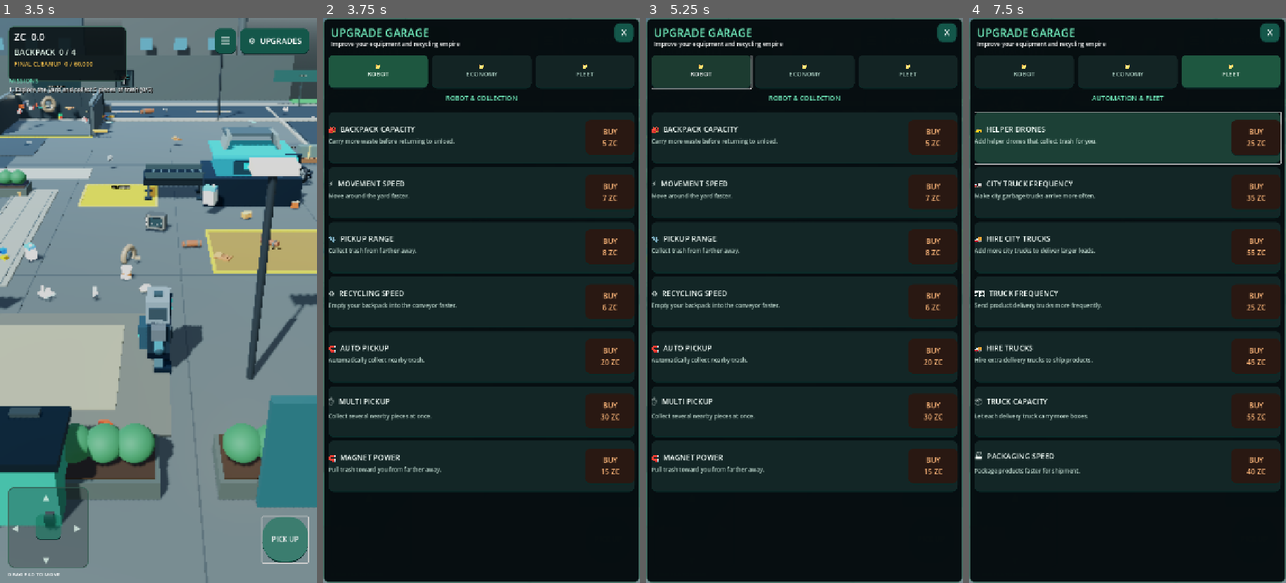
Above: before the commit, frames 1-4 (left to right).
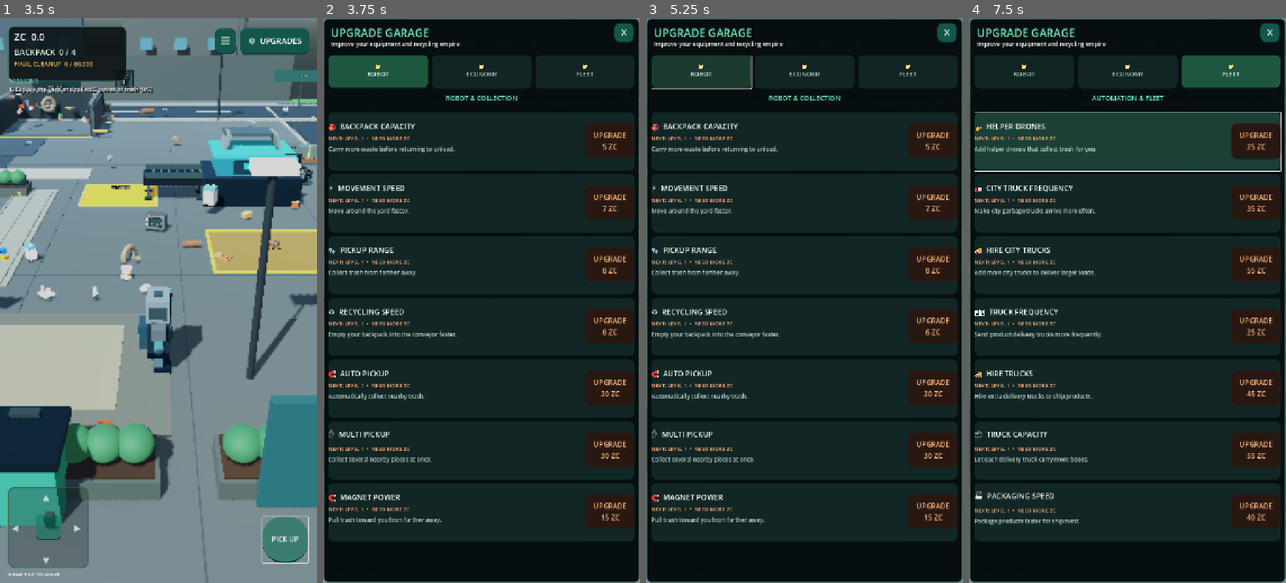
Above: after the commit, the same moments.

Repository: zekainstabot/trash-empire
Game: Godot game, scene res://Scenes/Main.tscn
Same seed, same stepped clock (60 frames per second), same inputs: the game is played once before the commit and once after it.
Inputs (mouse positions are in pixels of both pictures, inside the frame that each line leads up to):
- Up to frame 1 (3.5 s): click "▶ PLAY" at 0.5 s; move the mouse to (228, 272) at 1.27 s; hold D (move_right) 1.28-2 s; click (228, 272) at 1.42 s; drag from (95, 328) to (142, 413) at 2.02 s; click "PICK UP" at 2.75 s
- Up to frame 2 (3.75 s): click "⚙ UPGRADES" at 3.5 s
- Up to frame 3 (5.25 s): click "☰" at 4.25 s; click "📁 ROBOT" at 5 s
- Up to frame 4 (7.5 s): click "📁 ECONOMY" at 5.75 s; click "📁 FLEET" at 6.5 s; click (1127, 136) at 7.27 s

Frame 1 is identical in both runs. In frame 2, 9.3% of the frame differs, in the area x 1-99%, y 18-93%; in frame 3, 9.3%; in frame 4, 11%.

Commit message:
Redesign upgrade cards with clear levels, purchase state and mobile-friendly labels

Diff:
--- a/Scripts/main.gd
+++ b/Scripts/main.gd
@@ -1603,7 +1603,7 @@
 			# One large touch target per upgrade: the title, description and price
 			# all belong to the same button, so players can tap anywhere on the card.
 			var upgrade_row := Button.new()
-			upgrade_row.custom_minimum_size = Vector2(0, 116)
+			upgrade_row.custom_minimum_size = Vector2(0, 132)
 			upgrade_row.size_flags_horizontal = Control.SIZE_EXPAND_FILL
 			upgrade_row.add_theme_stylebox_override("normal", _button_style(Color(0.075, 0.15, 0.15)))
 			upgrade_row.add_theme_stylebox_override("hover", _button_style(Color(0.11, 0.25, 0.21)))
@@ -1633,9 +1633,16 @@
 			title_label.mouse_filter = Control.MOUSE_FILTER_IGNORE
 			upgrade_info.add_child(title_label)
 
+			var level_label := Label.new()
+			level_label.text = "LEVEL 0 / 3"
+			level_label.add_theme_font_size_override("font_size", 12)
+			level_label.add_theme_color_override("font_color", Color(0.40, 0.91, 0.72))
+			level_label.mouse_filter = Control.MOUSE_FILTER_IGNORE
+			upgrade_info.add_child(level_label)
+
 			var description := Label.new()
 			description.text = String(descriptions.get(String(branch), "Improves this part of your operation."))
-			description.custom_minimum_size = Vector2(0, 34)
+			description.custom_minimum_size = Vector2(0, 38)
 			description.size_flags_horizontal = Control.SIZE_EXPAND_FILL
 			description.autowrap_mode = TextServer.AUTOWRAP_WORD_SMART
 			description.add_theme_font_size_override("font_size", 13)
@@ -1657,7 +1664,7 @@
 			price_label.add_theme_color_override("font_color", Color(0.55, 1.0, 0.72))
 			price_label.mouse_filter = Control.MOUSE_FILTER_IGNORE
 			price_panel.add_child(price_label)
-			skill_node_data.append({"button": row, "title_label": title_label, "price_label": price_label, "description": description, "branch": String(branch), "title": String(titles[branch]), "price_panel": price_panel})
+			skill_node_data.append({"button": row, "title_label": title_label, "level_label": level_label, "price_label": price_label, "description": description, "branch": String(branch), "title": String(titles[branch]), "price_panel": price_panel})
 
 		folder.pressed.connect(_select_upgrade_category.bind(category_index, category_bodies, folder_buttons, category_titles, detail_title))
 
@@ -1854,37 +1861,43 @@
 		var price_label := node.price_label as Label
 		var title_label := node.title_label as Label
 		var price_panel := node.price_panel as PanelContainer
+		var level_label := node.level_label as Label
 		var icon := _skill_icon(branch)
 		var maxed := current >= 3
 		var price := _upgrade_cost(float(base_costs.get(branch, 4.0)), current + 1)
 		if branch == "capacity":
 			price = _upgrade_cost(5.0, upgrade_level)
-		if maxed and branch != "capacity":
-			title_label.text = "%s  %s  •  MAX LEVEL" % [icon, node.title]
+		level_label.text = "LEVEL %d / 3" % mini(current, 3)
+		if maxed:
+			title_label.text = "%s  %s" % [icon, node.title]
 			button.disabled = true
 			price_label.text = "MAX\nLEVEL"
-			price_label.add_theme_color_override("font_color", Color(0.72, 0.84, 0.76))
-			price_panel.add_theme_stylebox_override("panel", _button_style(Color(0.08, 0.14, 0.11)))
+			price_label.add_theme_color_override("font_color", Color(0.72, 0.96, 0.78))
+			price_panel.add_theme_stylebox_override("panel", _button_style(Color(0.08, 0.20, 0.13)))
+			level_label.text = "FULLY UPGRADED  ✓"
+			level_label.add_theme_color_override("font_color", Color(0.58, 1.0, 0.68))
 		elif not unlocked:
-			title_label.text = "%s  %s  •  LOCKED" % [icon, node.title]
+			title_label.text = "%s  %s" % [icon, node.title]
 			button.disabled = true
 			price_label.text = "LOCKED"
 			price_label.add_theme_color_override("font_color", Color(0.72, 0.76, 0.74))
+			level_label.text = "NOT AVAILABLE"
 		else:
 			var next_level := current + 1
-			var effect_text := "NEXT LEVEL  •  LV %d" % next_level
-			if branch == "capacity":
-				effect_text = "NEXT LEVEL  •  +3 BAG SLOTS"
 			title_label.text = "%s  %s" % [icon, node.title]
 			button.disabled = payment_active
 			if payment_active and branch == active_upgrade_branch:
-				price_label.text = "BUYING..."
-				price_label.add_theme_color_override("font_color", Color(1.0, 0.82, 0.38))
+				price_label.text = "PURCHASING"
+				price_label.add_theme_color_override("font_color", Color(1.0, 0.86, 0.48))
 				price_panel.add_theme_stylebox_override("panel", _button_style(Color(0.20, 0.15, 0.055)))
+				level_label.text = "UPGRADING TO LEVEL %d..." % next_level
+				level_label.add_theme_color_override("font_color", Color(1.0, 0.82, 0.38))
 			else:
-				price_label.text = "BUY\n%.0f ZC" % price
+				price_label.text = "UPGRADE\n%.0f ZC" % price
 				price_label.add_theme_color_override("font_color", Color(0.55, 1.0, 0.72) if money >= price else Color(1.0, 0.72, 0.48))
 				price_panel.add_theme_stylebox_override("panel", _button_style(Color(0.035, 0.15, 0.105) if money >= price else Color(0.16, 0.095, 0.07)))
+				level_label.text = "NEXT: LEVEL %d  •  %s" % [next_level, "READY" if money >= price else "NEED MORE ZC"]
+				level_label.add_theme_color_override("font_color", Color(0.40, 0.91, 0.72) if money >= price else Color(1.0, 0.68, 0.48))
 
 func _skill_key_owned(key: String) -> bool:
 	var parts := key.rsplit("_", true, 1)
